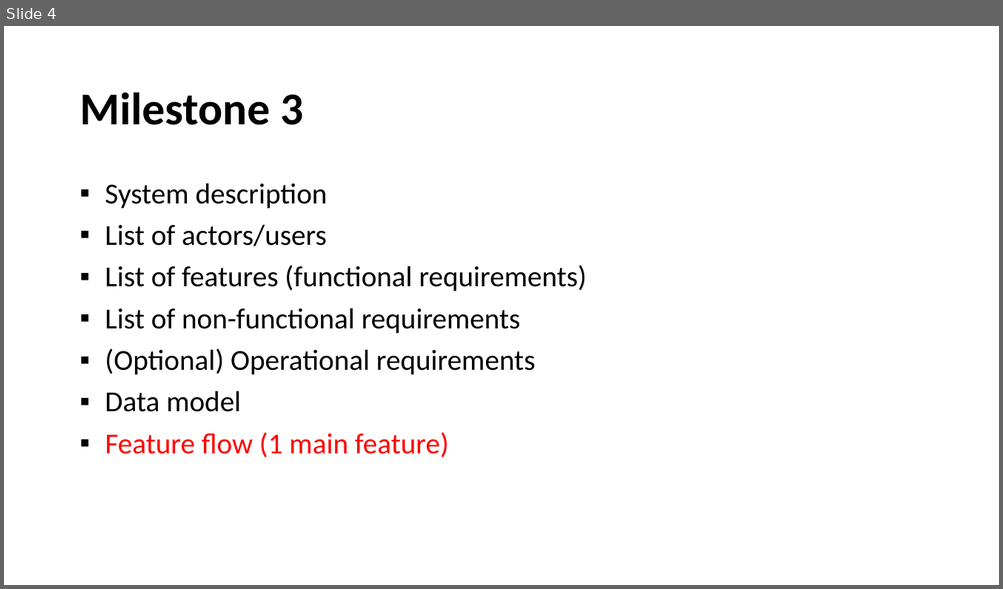
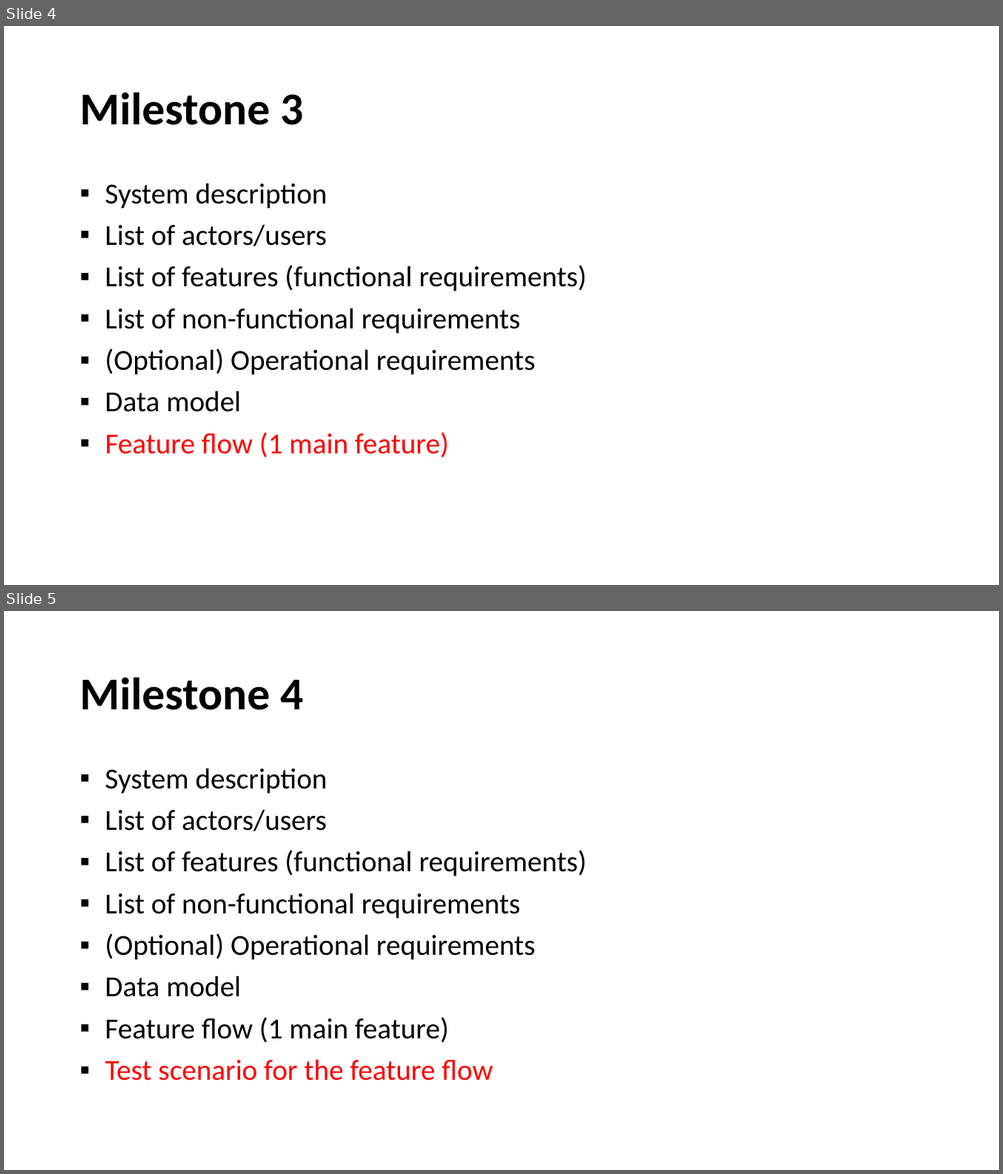
Before and after one commit to oyviktorisa/software-engineering-2023.1, a slide deck: Tugas.pptx. Shown one above the other, each under a label of ours: slide 4 before the commit, slides 4 and 5 after it. The pictures are 1003x589 and 1003x1174 pixels, drawn with LibreOffice and Linux fonts; fonts in the diff are those of the drawing. Boxes give left, top, right and bottom in pixels: in the first picture for what was removed or moved away, otherwise in the second. Text is boxed around its words. In the diff, an @@ line names an element or a change of style, - is before the commit and + after.

```diff
--- a/Tugas.pptx
+++ b/Tugas.pptx
@@ slide 5 added at (4, 611, 999, 1170), background #FFFFFF @@
@@ title added at (79, 677, 303, 710), 44 pt, text #000000, bold @@
+Milestone 4
@@ text added at (105, 768, 587, 1081), 28 pt, text #000000 @@
+▪ System description
+▪ List of actors/users
+▪ List of features (functional requirements)
+▪ List of non-functional requirements
+▪ (Optional) Operational requirements
+▪ Data model
+▪ Feature flow (1 main feature)
+▪ Test scenario for the feature flow
```
Also in this commit, not shown: 1 other file.
